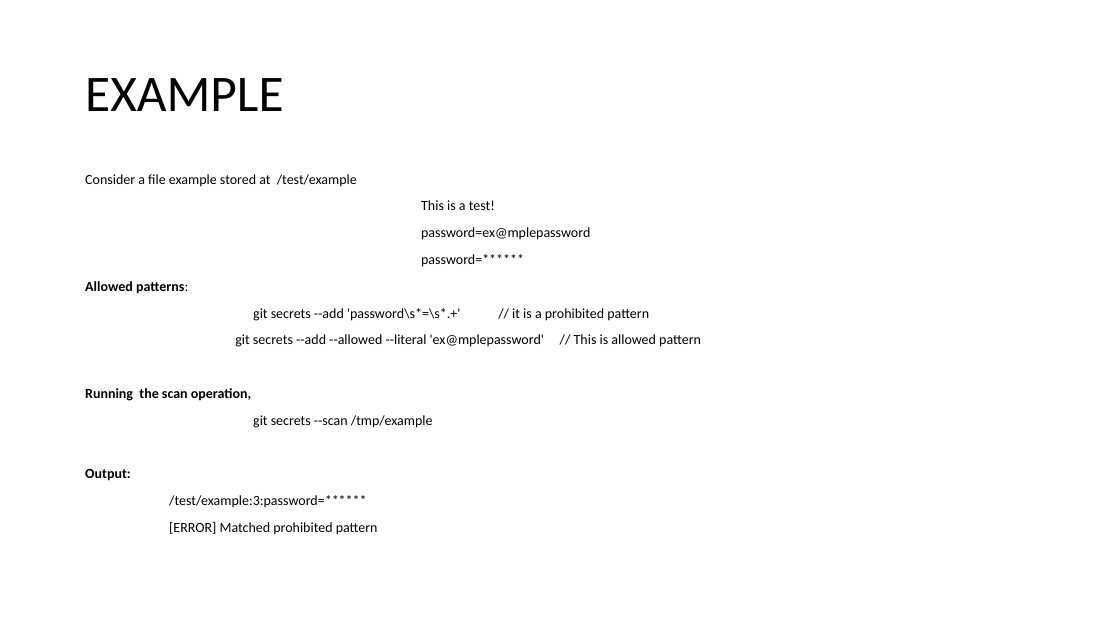
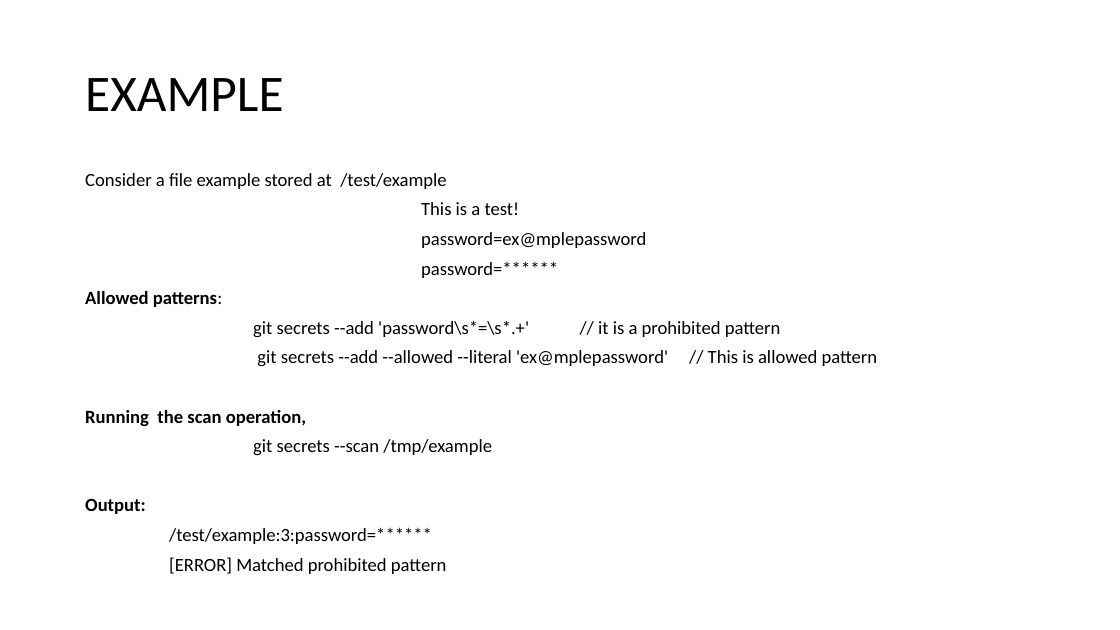
Before and after one commit to poojz/credential, a slide deck: slide 17 of secretmanagement.ppt. Drawn at 1120x630 pixels with LibreOffice and Linux fonts; fonts in the diff are those of the drawing. Boxes give left, top, right and bottom in pixels: in the first picture for what was removed or moved away, otherwise in the second. Text is boxed around its words. In the diff, an @@ line names an element or a change of style, - is before the commit and + after.

```diff
--- a/secretmanagement.ppt
+++ b/secretmanagement.ppt
@@ text "Consider a file example stored ..." at (x1=85, y1=173, x2=781, y2=574): size 12 to 16 pt; line spacing 0.9 to 0.8 @@
```
